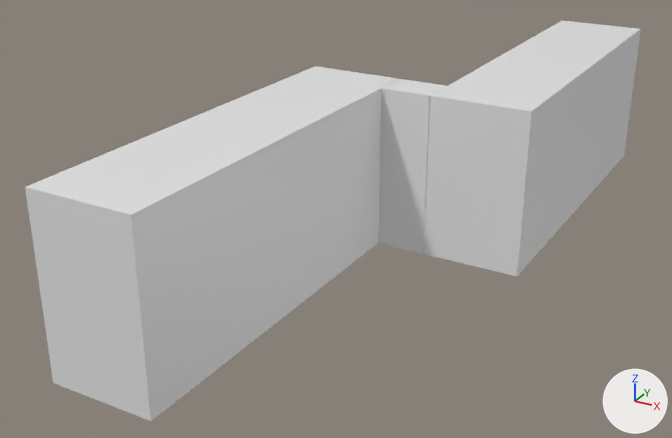
The Blender file blender/dev/3d/edit/wohngebaeude/wohnheim_v0.1.blend as it was, and as the next commit left it.
Before and after are seen from a 50 mm lens placed at (53.2, 125.7, 62.2), pointed at (-9.5, 239.6, 5.2). Lighting does not change. The marker at lower right points along +X, +Y and +Z.

In view in the first picture: 'durchgang', 'wohnheim_1', 'wohnheim_2'.
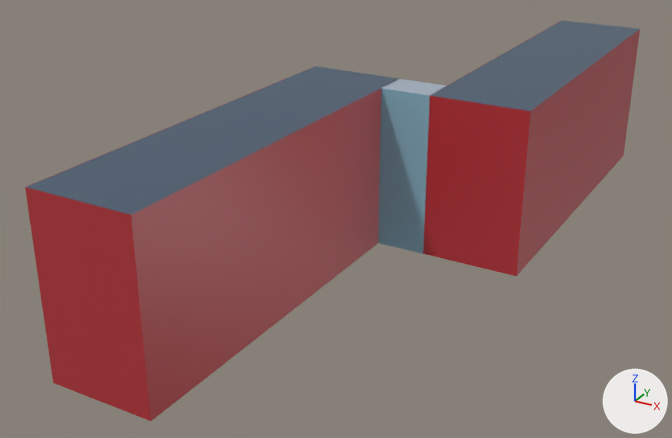
Pixel boxes [x1, y1, x2, y2] of what changed, in the pictures (672 x 438 px):
'wohnheim_1', recoloured, surface changed (grey to red)
    both: [25, 66, 398, 421]
'wohnheim_2', recoloured, reshaped, moved
    before: [424, 21, 641, 276]
    after: [423, 20, 640, 276]
'durchgang', recoloured (grey to blue)
    both: [378, 79, 446, 254]

Diff of the bpy script that builds the scene:
```diff
--- a/blender/dev/3d/edit/wohngebaeude/wohnheim_v0.1.blend.py
+++ b/blender/dev/3d/edit/wohngebaeude/wohnheim_v0.1.blend.py
@@ img_wohnheim_1_texture @@
+img_wohnheim_1_texture = load_image('wohnheim_1 texture', '_unpacked/wohnheim_1_texture', 1024, 1024, 'sRGB')
@@ img_durchgang_texture @@
+img_durchgang_texture = load_image('durchgang texture', '_unpacked/durchgang_texture', 1024, 1024, 'sRGB')
@@ mat_wohnheim_1_material @@
+mat_wohnheim_1_material = principled_material('wohnheim_1 material')
+mat_wohnheim_1_material.texture = img_wohnheim_1_texture
+mat_wohnheim_1_material.roughness = 0.4
@@ mat_durchgang_material @@
+mat_durchgang_material = principled_material('durchgang material')
+mat_durchgang_material.texture = img_durchgang_texture
@@ me_cube @@
 me_cube.from_pydata(...)  # 8 vertices, 6 faces; spans x -1.0..1.0, y -1.0..1.0, z -1.0..1.0
 # used by ob_wohnheim_1; location = (-13.0, 221.3, 12.5); rotation_euler = (0.0, 0.0, -0.0253), in degrees (0, 0, -1.4); scale = (7.5, 30.0, 12.5)
-me_cube.materials.append(mat_material)  # white #e7e7e7
+# me_cube part 1: texture (UV) coordinates of 6 of 6 faces, centred in x -1.0..1.0, y -1.0..1.0, z -1.0..1.0, changed; they spanned u 0.12..0.88, v 0.0..1.0 and now span u 0.0..1.0, v 0.0..1.0
+me_cube.materials.append(mat_wohnheim_1_material)  # picture img_wohnheim_1_texture
@@ me_cube_001 @@
 me_cube_001.from_pydata(...)  # 8 vertices, 6 faces; spans x -1.0..1.0, y -1.0..1.0, z -1.0..1.0
-me_cube_001.materials.append(mat_material)  # white #e7e7e7
+me_cube_001.materials.append(mat_durchgang_material)  # picture img_durchgang_texture
@@ me_cube_002 @@
+me_cube_002.from_pydata(...)  # a box spanning x -1.0..1.0, y -1.0..1.0, z -1.0..1.0
+me_cube_002.materials.append(mat_wohnheim_1_material)  # picture img_wohnheim_1_texture
@@ ob_wohnheim_2 @@
-ob_wohnheim_2 = bpy.data.objects.new('wohnheim_2', me_cube_001)
-ob_wohnheim_2.location = (11.2, 274.6, 12.5)
+ob_wohnheim_2 = bpy.data.objects.new('wohnheim_2', me_cube_002)
+ob_wohnheim_2.location = (11.0, 274.7, 12.5)
 ob_wohnheim_2.rotation_euler = (0.0, 0.0, -0.0253)  # degrees (0, 0, -1.4)
```
